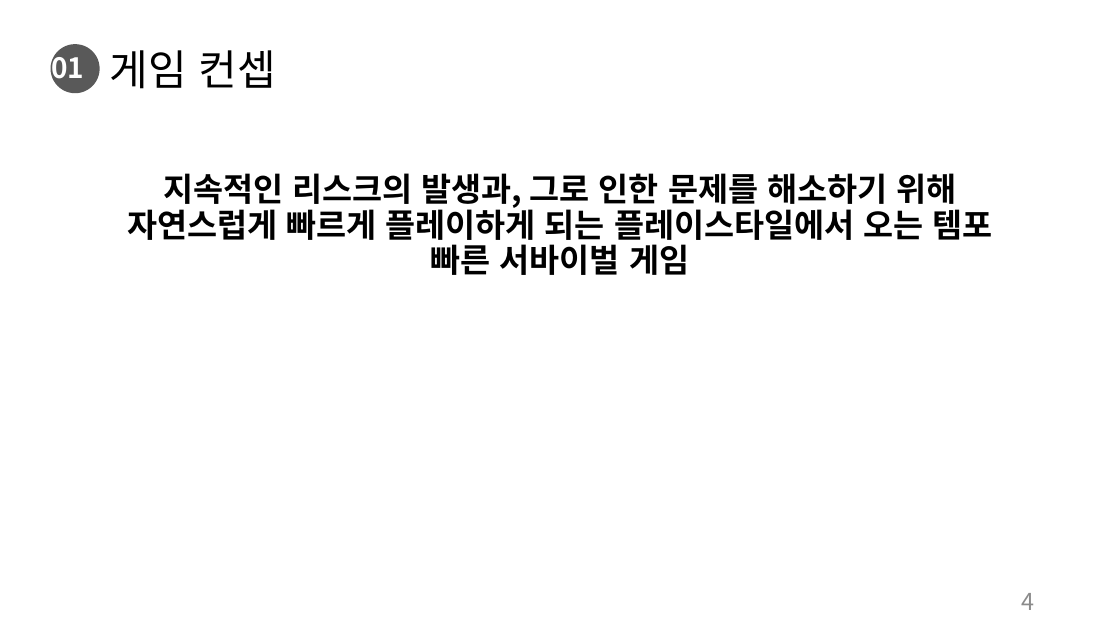
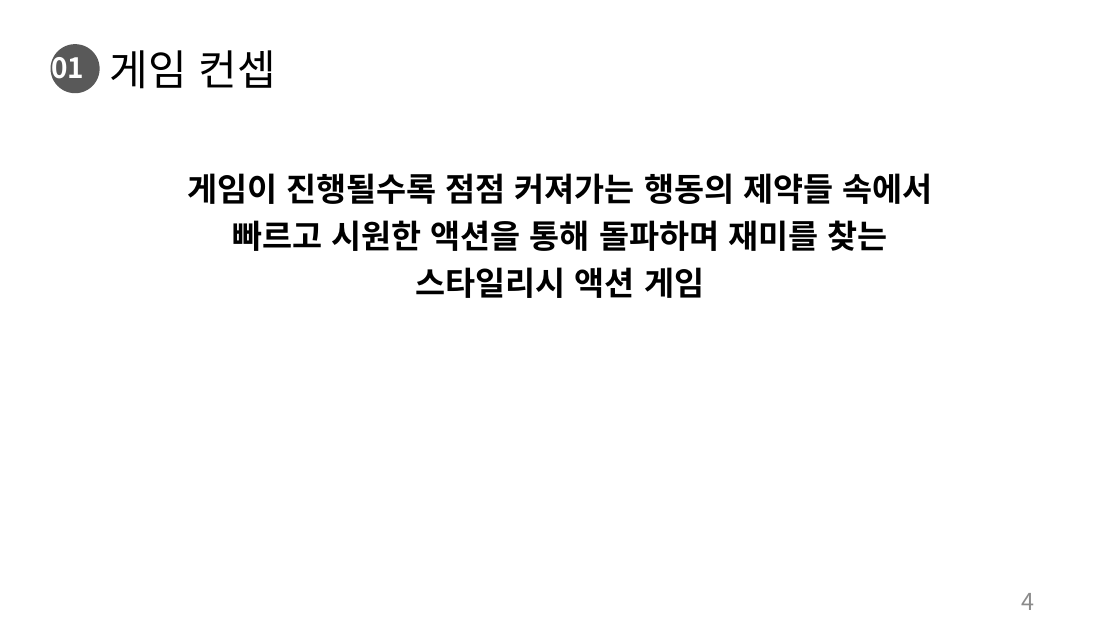
Before and after one commit to charobe/HDB, a slide deck: slide 4 of 조영욱/하자 드 바이오.pptx. Drawn at 1120x630 pixels with LibreOffice and Linux fonts; fonts in the diff are those of the drawing. Boxes give left, top, right and bottom in pixels: in the first picture for what was removed or moved away, otherwise in the second. Text is boxed around its words. In the diff, an @@ line names an element or a change of style, - is before the commit and + after.

```diff
--- a/조영욱/하자 드 바이오.pptx
+++ b/조영욱/하자 드 바이오.pptx
@@ text at bbox=[187, 173, 932, 298]: text changed @@
-지속적인 리스크의 발생과, 그로 인한 문제를 해소하기 위해 자연스럽게 빠르게 플레이하게 되는 플레이스타일에서 오는 템포 빠른 서바이벌 게임
+게임이 진행될수록 점점 커져가는 행동의 제약들 속에서
+빠르고 시원한 액션을 통해 돌파하며 재미를 찾는
+스타일리시 액션 게임
```
Also in this commit, not shown: 32 other slides changed, 2 slides added, 1 slide removed, 1 other file.
